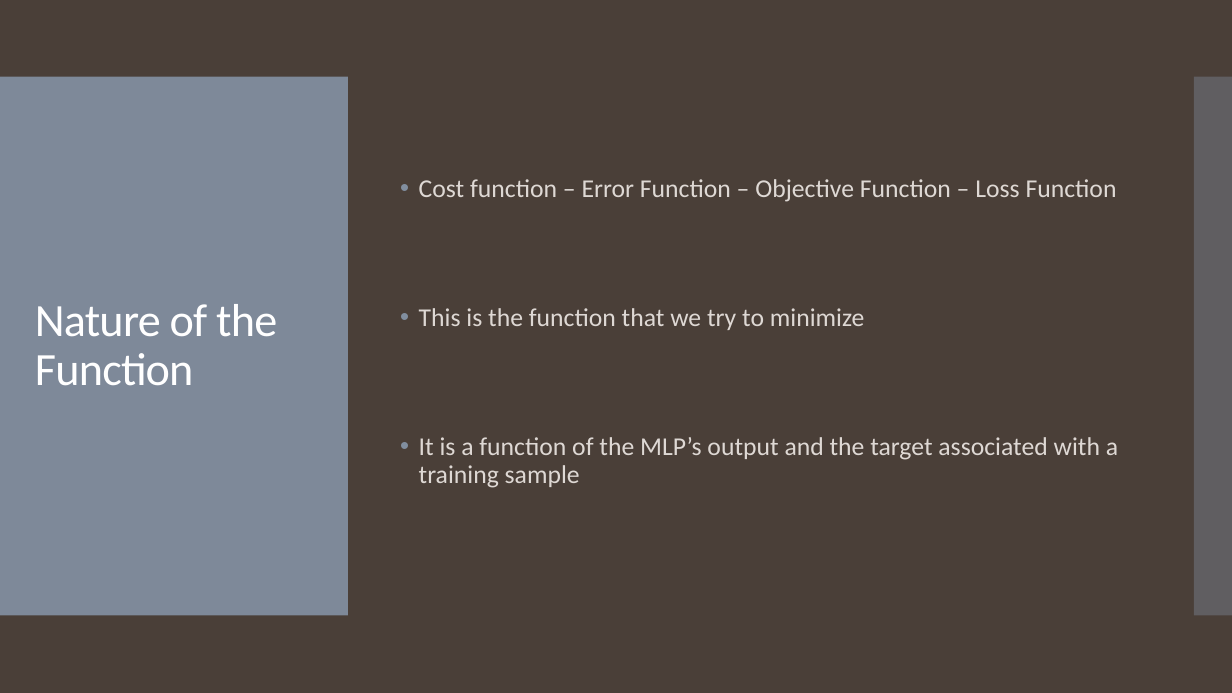
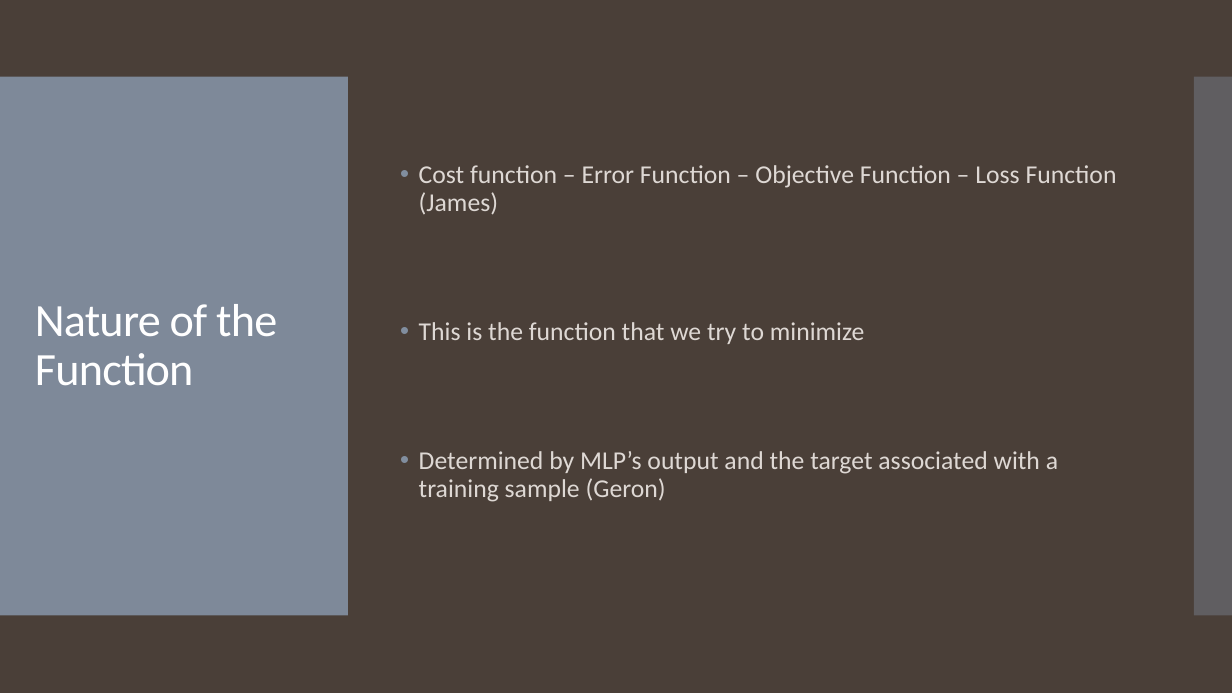
Before and after one commit to landonbuell/Convolutional-Neural-Networks, a slide deck: slide 9 of Presentations/11_03_2020/Training a Multilayer Perceptron with Stochastic Gradient Descent.pptx (slide 8 before the commit). Drawn at 1232x693 pixels with LibreOffice and Linux fonts; fonts in the diff are those of the drawing. Boxes give left, top, right and bottom in pixels: in the first picture for what was removed or moved away, otherwise in the second. Text is boxed around its words. In the diff, an @@ line names an element or a change of style, - is before the commit and + after.

Commit message:
8 March 2020
- Updates to source code breakdown
- Need to investigate discrete loss function gradient

```diff
--- a/Presentations/11_03_2020/Training a Multilayer Perceptron with Stochastic Gradient Descent.pptx
+++ b/Presentations/11_03_2020/Training a Multilayer Perceptron with Stochastic Gradient Descent.pptx
@@ text at bbox=[419, 165, 1117, 215]: text changed @@
-• Cost function – Error Function – Objective Function – Loss Function
+• Cost function – Error Function – Objective Function – Loss Function (James)
@@ text at bbox=[419, 451, 1058, 502]: text changed @@
-• It is a function of the MLP’s output and the target associated with a training sample
+• Determined by MLP’s output and the target associated with a training sample (Geron)
```
Also in this commit, not shown: 2 other slides changed, 6 slides added, 1 other file.
